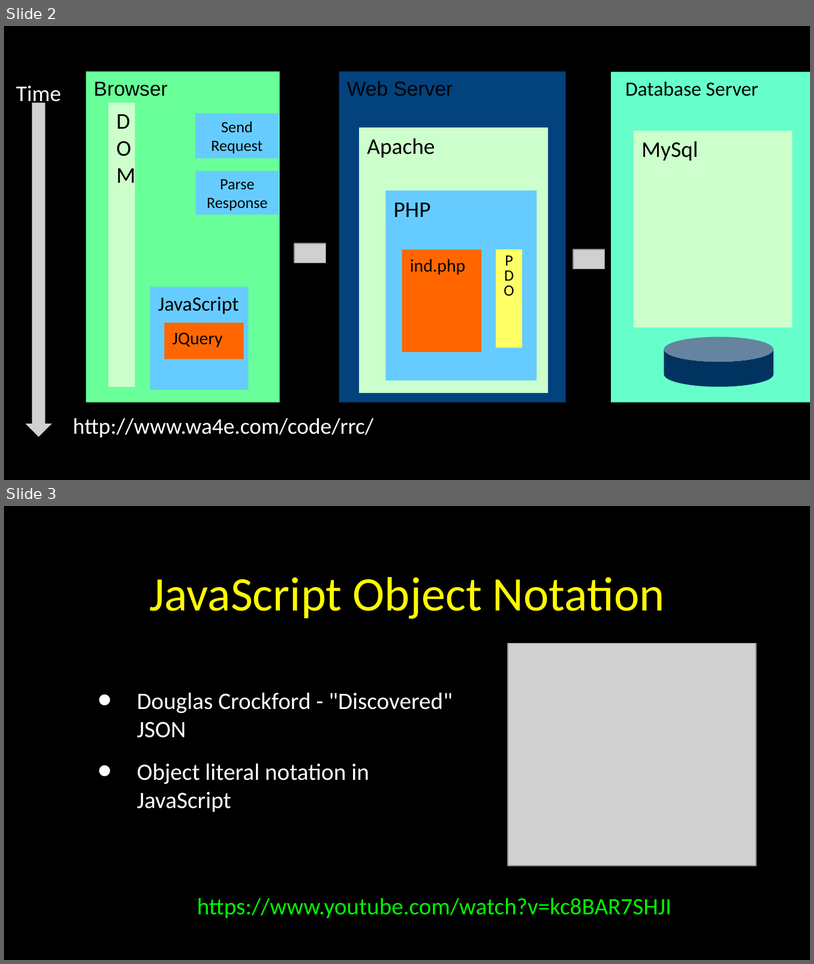
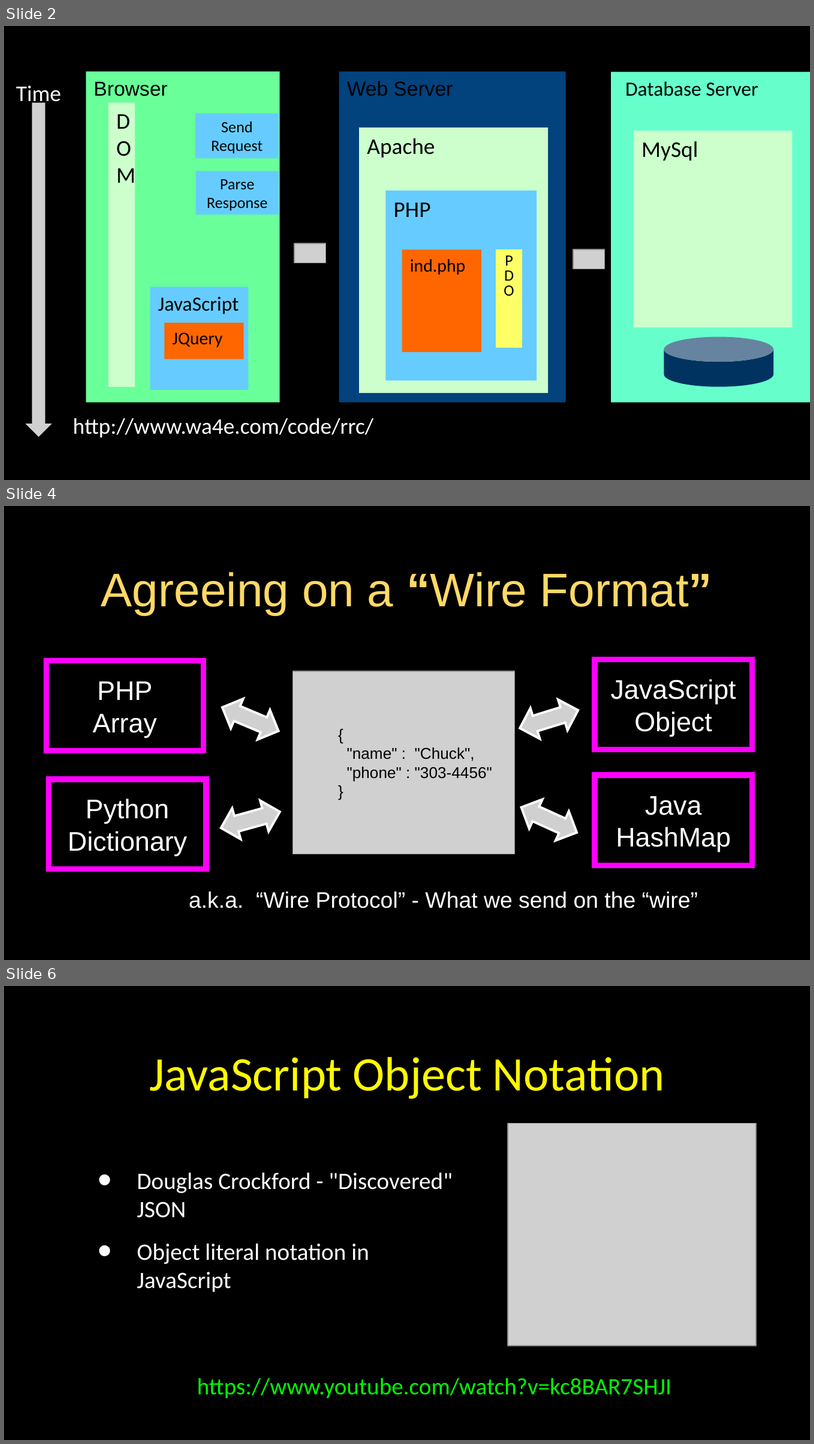
Before and after one commit to csev/wa4e, a slide deck: lectures/JS-04-JSON.ppt. Shown one above the other, each under a label of ours: slides 2 and 3 before the commit, slides 2, 4 and 6 after it; the slides between them are not shown. The pictures are 814x964 and 814x1444 pixels, drawn with LibreOffice and Linux fonts; fonts in the diff are those of the drawing; grey boxes stand for pictures. Boxes give left, top, right and bottom in pixels: in the first picture for what was removed or moved away, otherwise in the second. Text is boxed around its words. In the diff, an @@ line names an element or a change of style, - is before the commit and + after.

```diff
--- a/lectures/JS-04-JSON.ppt
+++ b/lectures/JS-04-JSON.ppt
@@ slide 4 added at (4, 506, 810, 960), background #000000; not listed: 1 template element that a slide beside it also shows @@
@@ title added at (101, 572, 713, 615), 42 pt, text #FFD966 @@
+Agreeing on a “Wire Format”
@@ rectangle added at (46, 660, 203, 750), outline #FF00FF 4.99 pt, 24 pt, text #FFFFFF @@
+PHP
+Array
@@ rectangle added at (595, 659, 752, 750), outline #FF00FF 4.99 pt, 24 pt, text #FFFFFF @@
+JavaScript
+Object
@@ picture added at (293, 672, 515, 855) @@
@@ picture added at (216, 692, 285, 745) @@
@@ picture added at (515, 694, 583, 744) @@
@@ text added at (347, 747, 492, 781), 14 pt, text #000000 @@
+{
+"name" : "Chuck",
+"phone" : "303-4456"
+}
@@ rectangle added at (595, 775, 752, 865), outline #FF00FF 4.99 pt, 24 pt, text #FFFFFF @@
+Java
+HashMap
@@ rectangle added at (48, 780, 206, 870), outline #FF00FF 4.99 pt, 24 pt, text #FFFFFF @@
+Python
+Dictionary
@@ picture added at (515, 792, 584, 847) @@
@@ picture added at (217, 796, 285, 843) @@
@@ text added at (189, 891, 698, 908), 20 pt, text #FFFFFF @@
+a.k.a. “Wire Protocol” - What we send on the “wire”
@@ what was slide 3 is now slide 6 @@
```
Also in this commit, not shown: 3 other slides added, 1 other file.
